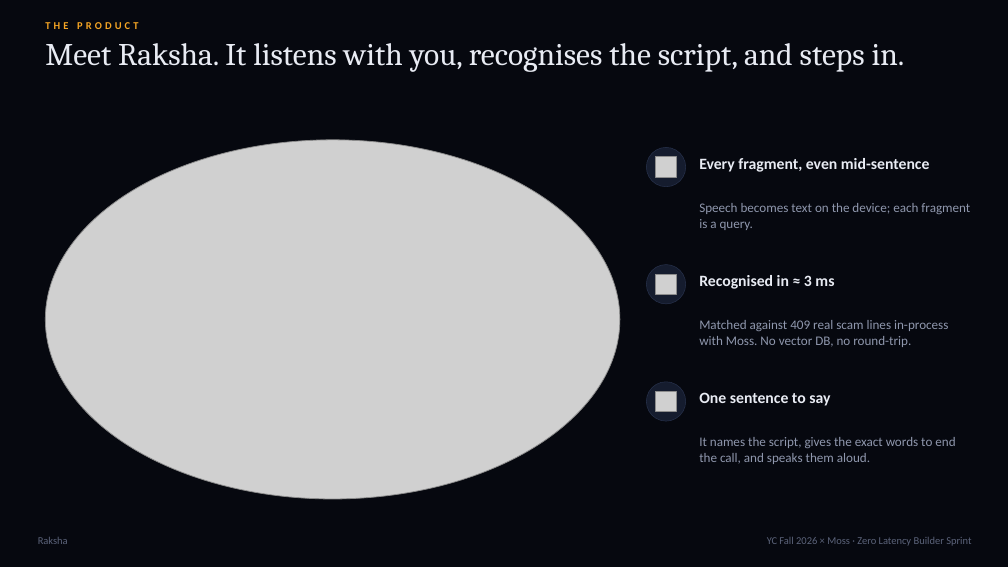
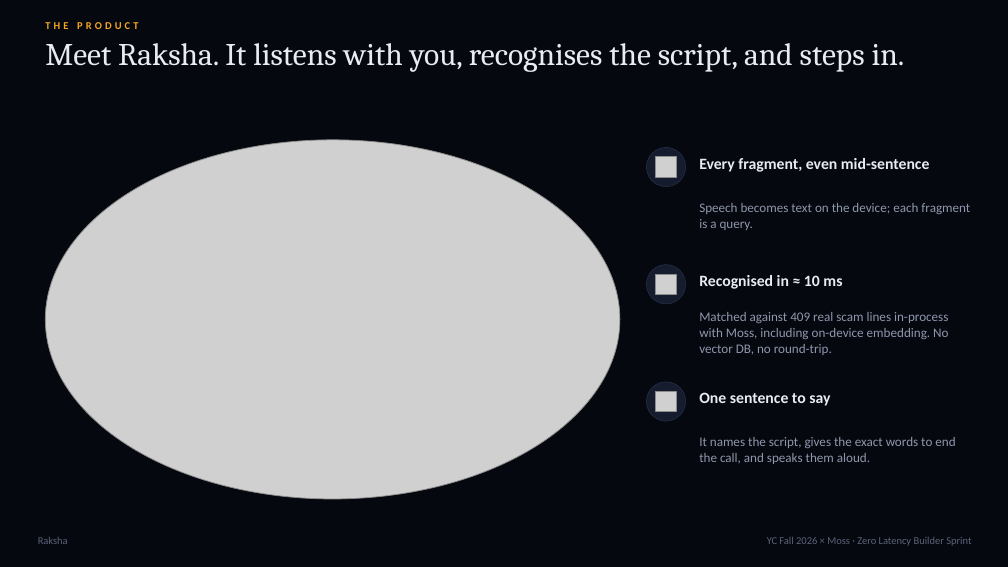
Before and after one commit to shi1720/YC-Fall-2026-x-Moss, a slide deck: slide 4 of docs/deck/Raksha-Pitch.pptx. Drawn at 1008x567 pixels with LibreOffice and Linux fonts; fonts in the diff are those of the drawing; grey boxes stand for pictures. Boxes give left, top, right and bottom in pixels: in the first picture for what was removed or moved away, otherwise in the second. Text is boxed around its words. In the diff, an @@ line names an element or a change of style, - is before the commit and + after.

```diff
--- a/docs/deck/Raksha-Pitch.pptx
+++ b/docs/deck/Raksha-Pitch.pptx
@@ text at (699,275,842,289): text changed @@
-Recognised in ≈ 3 ms
+Recognised in ≈ 10 ms
@@ text at (699,312,948,355): text changed @@
-Matched against 409 real scam lines in-process with Moss. No vector DB, no round-trip.
+Matched against 409 real scam lines in-process with Moss, including on-device embedding. No vector DB, no round-trip.
```
Also in this commit, not shown: 6 other slides changed, 32 other files.
